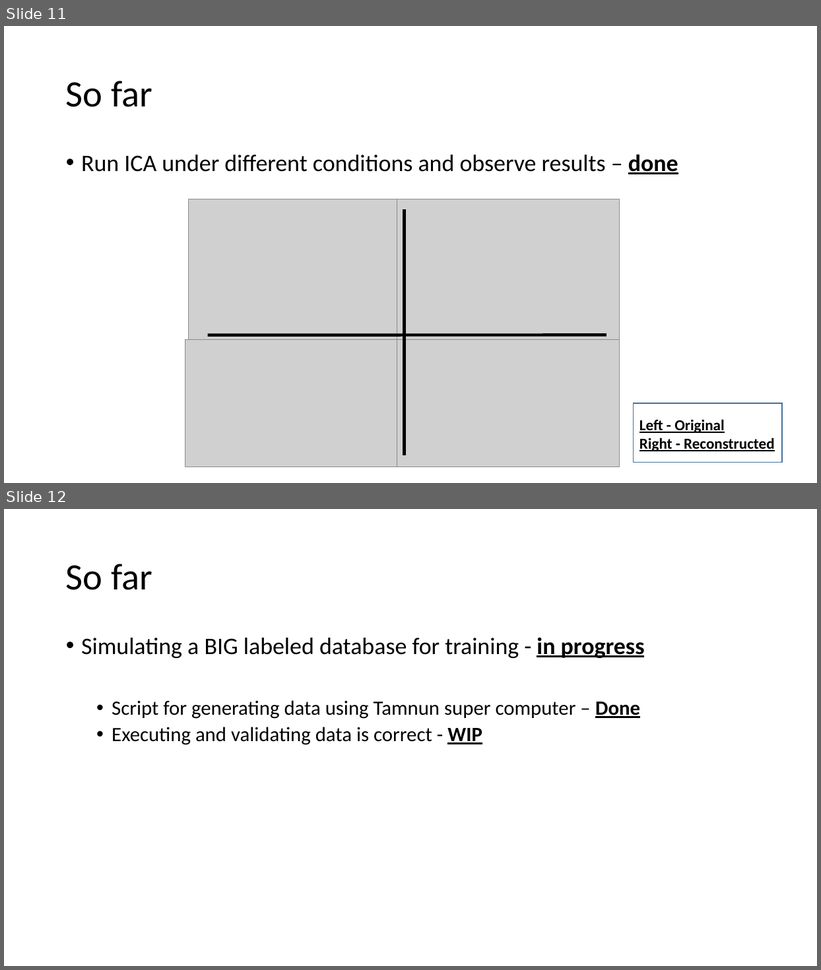
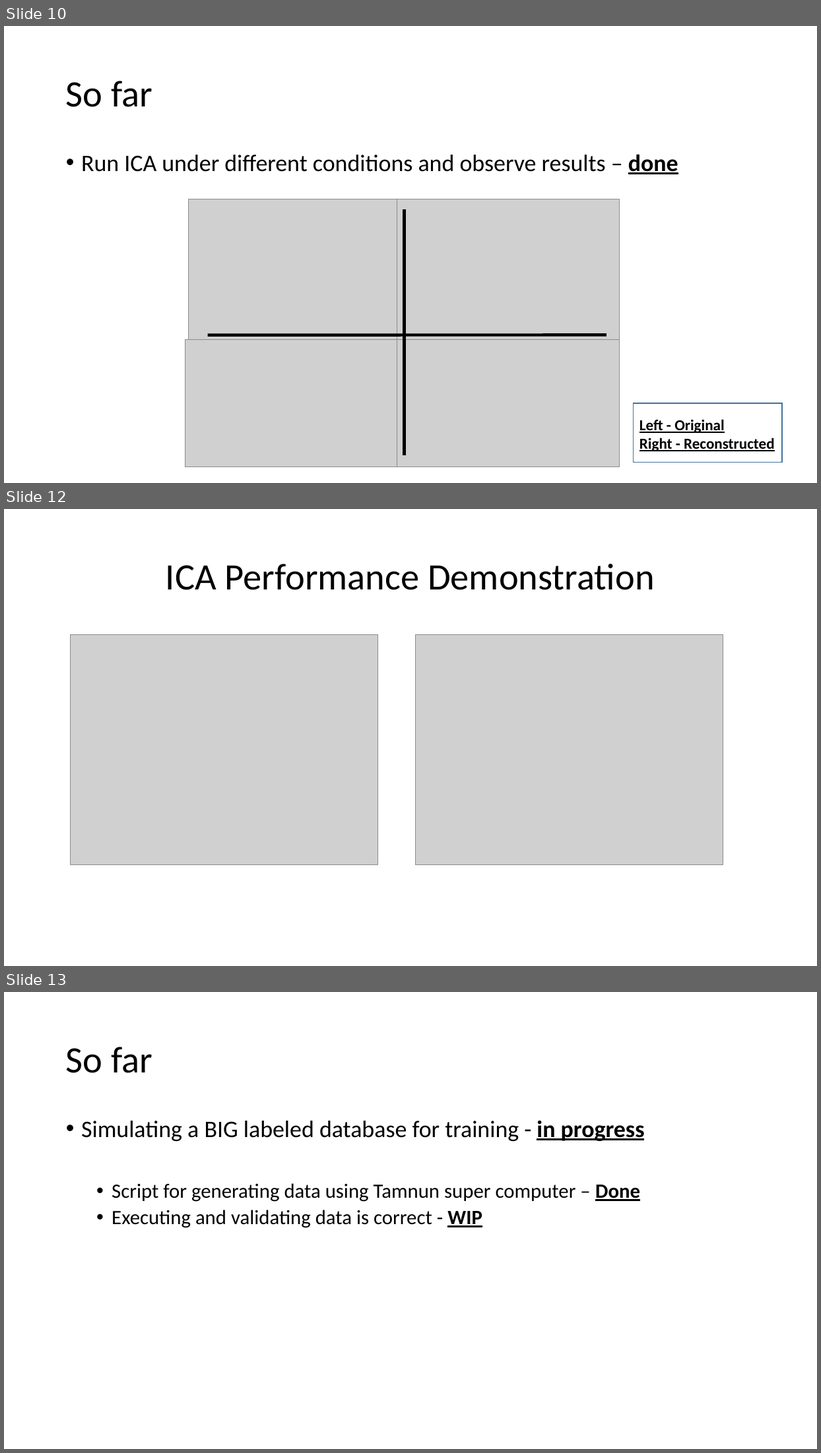
Before and after one commit to OrrAvrech/Alex_Orr_Project, a slide deck: MidPresentation.pptx. Shown one above the other, each under a label of ours: slides 11 and 12 before the commit, slides 10, 12 and 13 after it; the slides between them are not shown. The pictures are 821x970 and 821x1453 pixels, drawn with LibreOffice and Linux fonts; fonts in the diff are those of the drawing; grey boxes stand for pictures. Boxes give left, top, right and bottom in pixels: in the first picture for what was removed or moved away, otherwise in the second. Text is boxed around its words. In the diff, an @@ line names an element or a change of style, - is before the commit and + after.

```diff
--- a/MidPresentation.pptx
+++ b/MidPresentation.pptx
@@ slide 12 added at bbox=[4, 509, 817, 966], background #FFFFFF @@
@@ title added at bbox=[166, 564, 655, 590], 44 pt, text #000000 @@
+ICA Performance Demonstration
@@ picture added at bbox=[71, 634, 378, 865] @@
@@ picture added at bbox=[416, 634, 723, 865] @@
@@ what was slide 11 is now slide 10 @@
@@ what was slide 12 is now slide 13 @@
```
Also in this commit, not shown: 2 slides changed, 1 other slide added, 1 slide removed, 35 other files.
